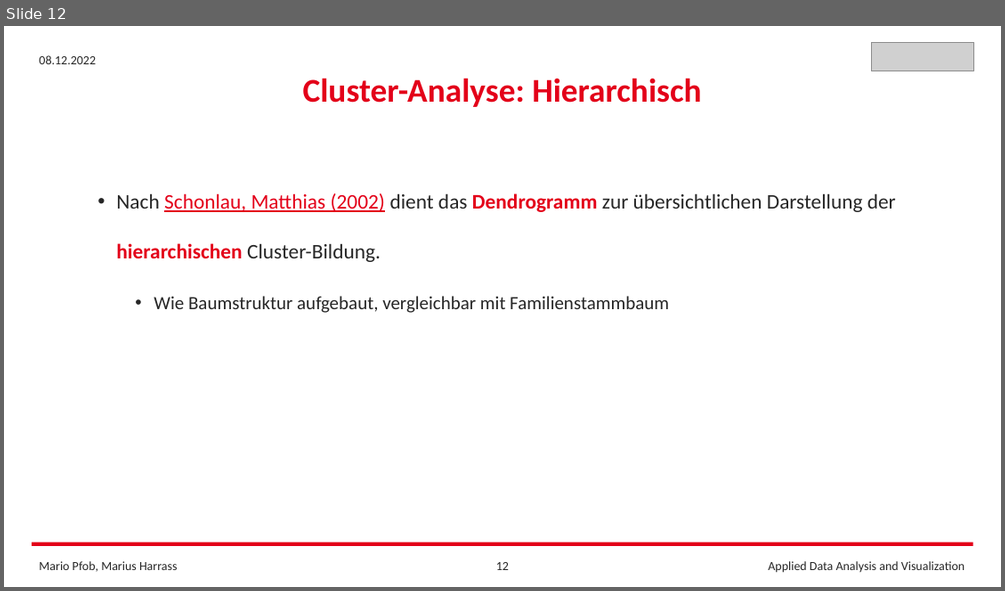
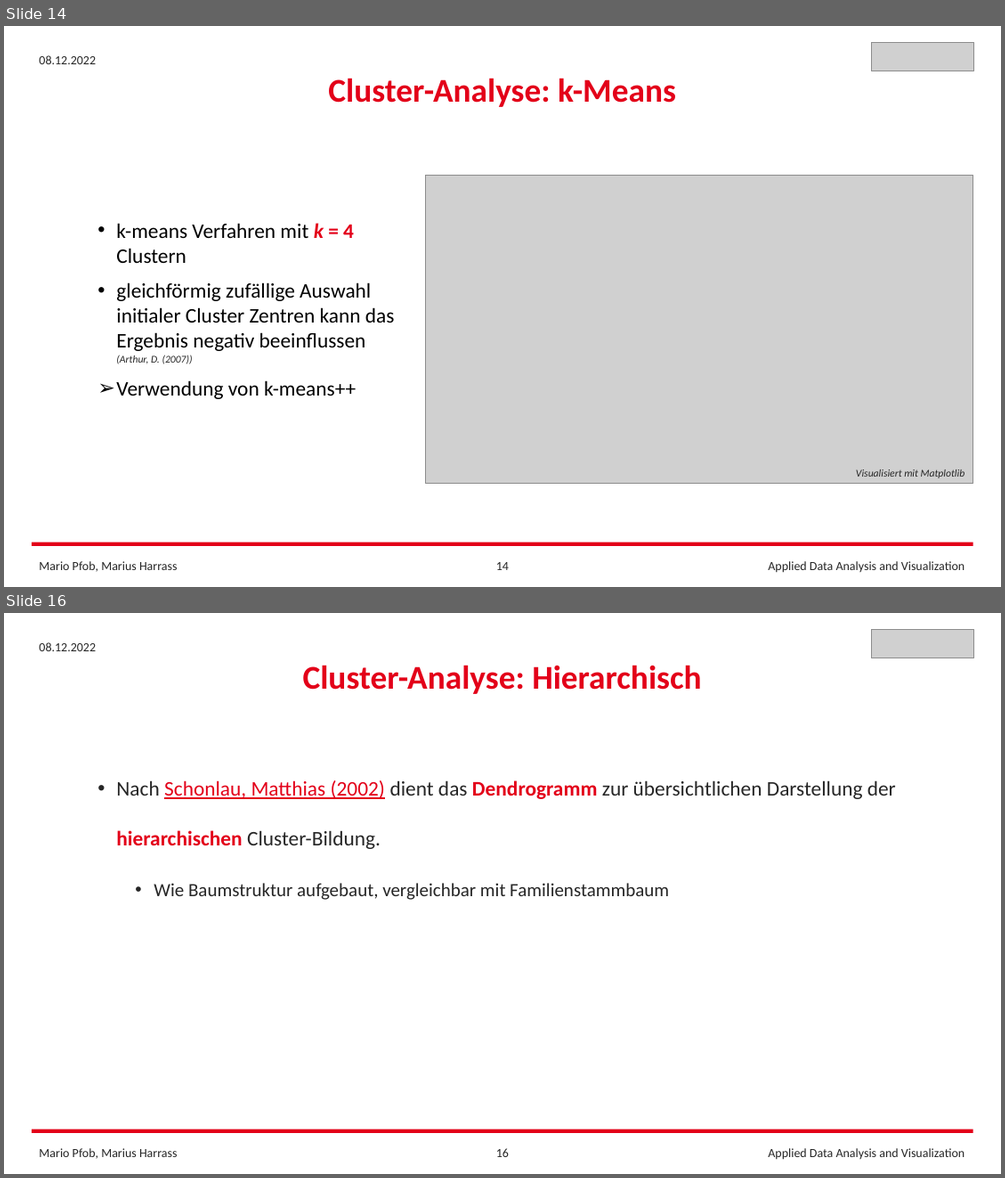
Before and after one commit to FrankCastlepancakes/ClusteringScikitLearn, a slide deck: Clustering_Scikit_Learn.pptx. Shown one above the other, each under a label of ours: slide 12 before the commit, slides 14 and 16 after it; the slides between them are not shown. The pictures are 1005x591 and 1005x1178 pixels, drawn with LibreOffice and Linux fonts; fonts in the diff are those of the drawing; grey boxes stand for pictures. Boxes give left, top, right and bottom in pixels: in the first picture for what was removed or moved away, otherwise in the second. Text is boxed around its words. In the diff, an @@ line names an element or a change of style, - is before the commit and + after.

```diff
--- a/Clustering_Scikit_Learn.pptx
+++ b/Clustering_Scikit_Learn.pptx
@@ slide 14 added at box(4, 26, 1001, 587), background #FFFFFF @@
@@ picture added at box(872, 42, 974, 70) @@
@@ text added at box(39, 55, 96, 64), 12 pt, text #262626 @@
+08.12.2022
@@ text added at box(328, 78, 676, 107), 32 pt, text #E30019, bold @@
+Cluster-Analyse: k-Means
@@ picture added at box(426, 175, 973, 483) @@
@@ text added at box(116, 223, 395, 399), 20 pt, text #000000 @@
+• k-means Verfahren mit k = 4 Clustern
+• gleichförmig zufällige Auswahl initialer Cluster Zentren kann das Ergebnis negativ beeinflussen (Arthur, D. (2007))
+➢ Verwendung von k-means++
@@ text added at box(856, 469, 965, 478), 10 pt, text #262626, italic @@
+Visualisiert mit Matplotlib
@@ rectangle added at box(32, 542, 973, 546), fill #E30019 @@
@@ text added at box(39, 561, 177, 572), 12 pt, text #262626 @@
+Mario Pfob, Marius Harrass
@@ page number added at box(496, 562, 509, 570), 12 pt, text #262626 @@
+14
@@ text added at box(768, 561, 964, 572), 12 pt, text #262626 @@
+Applied Data Analysis and Visualization
@@ what was slide 12 is now slide 16 @@
@@ page number at box(496, 1148, 509, 1157): text changed @@
-12
+16
```
Also in this commit, not shown: 2 slides changed, 6 other slides added, 2 slides removed, 3 other files.
